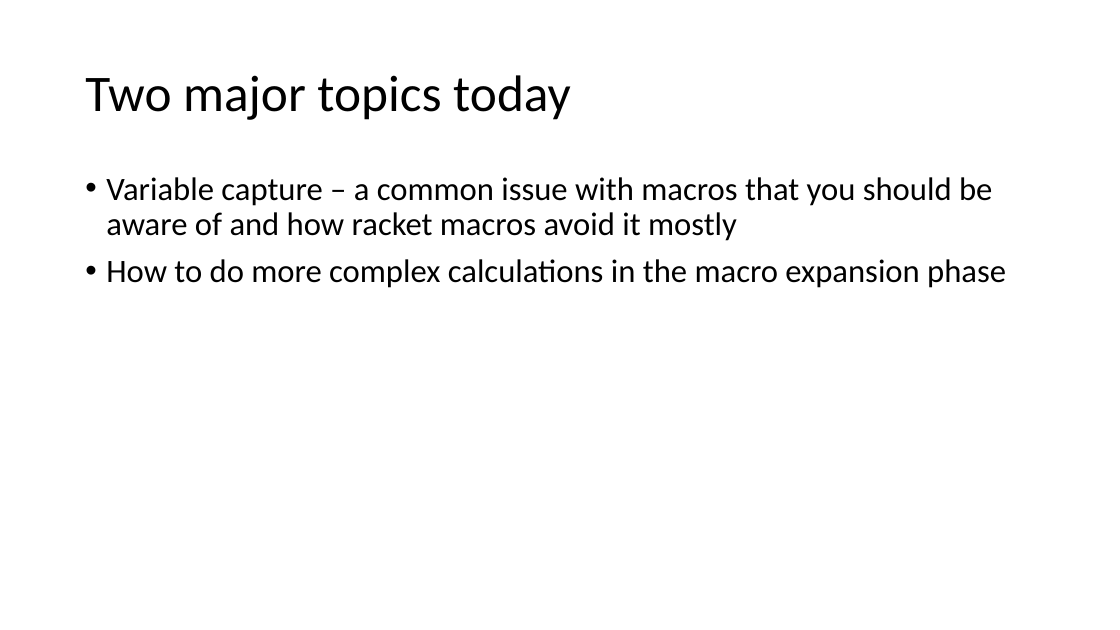
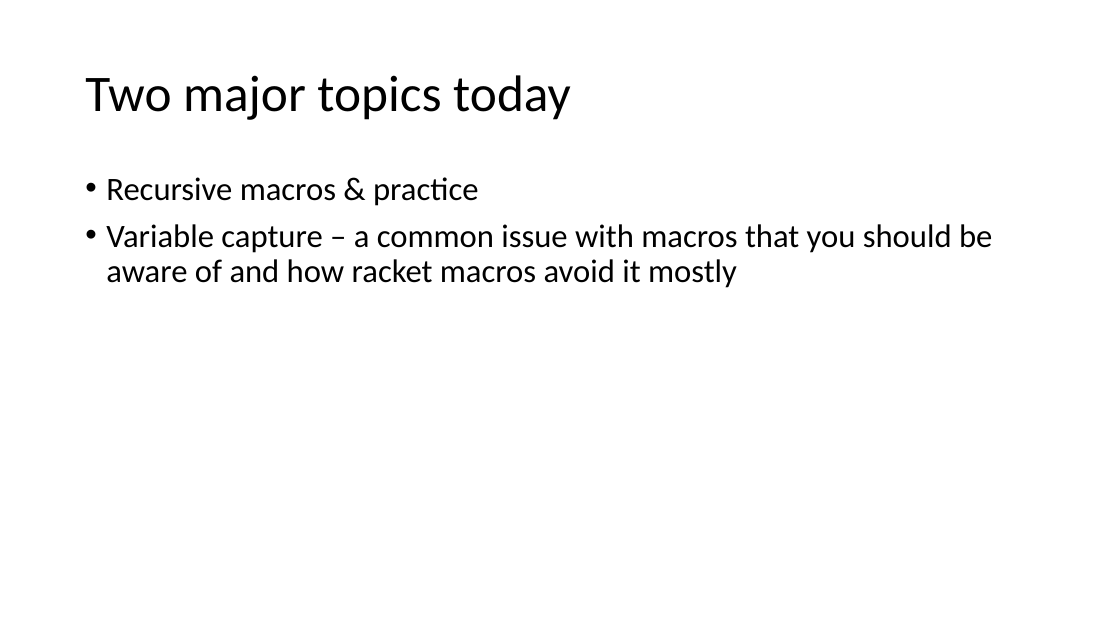
Before and after one commit to RHIT-CSSE/csse304, a slide deck: slide 2 of ClassMaterials/Macros2/Macros 2.pptx. Drawn at 1120x630 pixels with LibreOffice and Linux fonts; fonts in the diff are those of the drawing. Boxes give left, top, right and bottom in pixels: in the first picture for what was removed or moved away, otherwise in the second. Text is boxed around its words. In the diff, an @@ line names an element or a change of style, - is before the commit and + after.

Commit message:
revised macros2 in class

```diff
--- a/ClassMaterials/Macros2/Macros 2.pptx
+++ b/ClassMaterials/Macros2/Macros 2.pptx
@@ text at box(106, 177, 478, 206): paragraph added @@
+• Recursive macros & practice
@@ text at box(106, 259, 1006, 288): paragraph removed @@
-• How to do more complex calculations in the macro expansion phase
```
Also in this commit, not shown: 1 other slide changed, 2 slides added, 3 other files.
